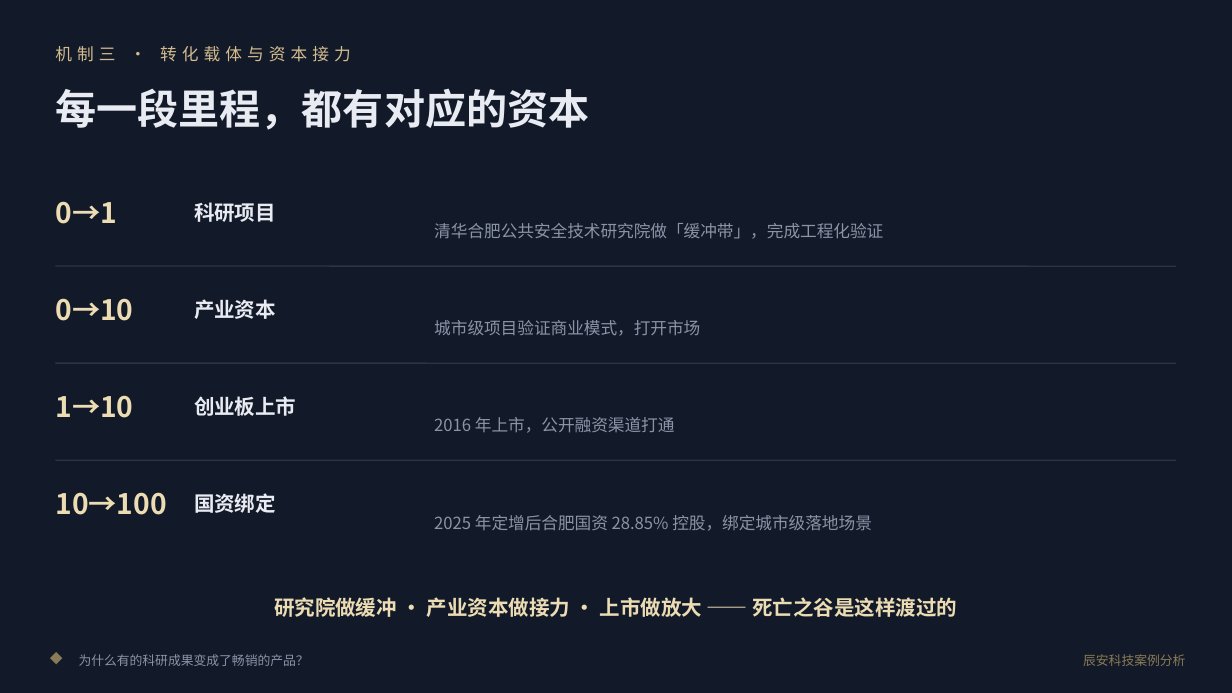
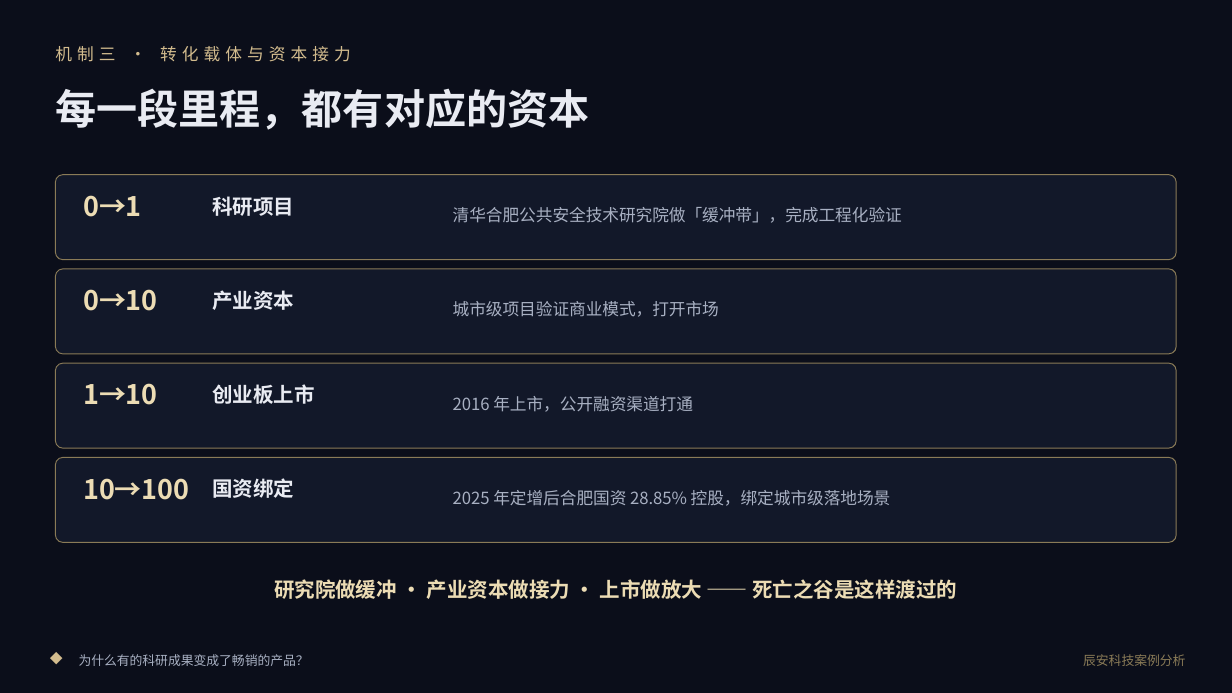
Before and after one commit to sdh0219/susu-tools, a slide deck: slide 7 of web/assets/files/小组案例分析报告-辰安科技.pptx. Drawn at 1232x693 pixels with LibreOffice and Linux fonts; fonts in the diff are those of the drawing; background and template pictures are left out. Boxes give left, top, right and bottom in pixels: in the first picture for what was removed or moved away, otherwise in the second. Text is boxed around its words. In the diff, an @@ line names an element or a change of style, - is before the commit and + after.

Commit message:
feat(case): cinematic image-rich deck (9 slides, cg-game art direction)
- 8 AI-generated 1344x768 illustrations as full-bleed / band visuals
  behind the tetrad-gold text layers; valley-of-death slide now led by
  the gorge-bridge artwork; timeline art regenerated after first pass
  drew a portrait over the axis
- cover and closing carry reporter credit: 苏登辉 (26085703073)

```diff
--- a/web/assets/files/小组案例分析报告-辰安科技.pptx
+++ b/web/assets/files/小组案例分析报告-辰安科技.pptx
@@ background #121928 to picture (left out) @@
@@ rectangle added at <box>0,0,1232,693</box>, fill #0B0E1A at 42% opacity @@
@@ rounded rectangle added at <box>55,175,1177,260</box>, fill #141A2C at 88% opacity, outline #8A7B57 0.75 pt @@
@@ text "0→1": place and size @@
-text "0→1" at <box>55,201,116,224</box>
+text "0→1" at <box>83,195,142,217</box>
@@ text "科研项目": place and size @@
-text "科研项目" at <box>194,202,276,222</box>
+text "科研项目" at <box>212,196,294,216</box>
@@ text "清华合肥公共安全技术研究院做「缓冲带」，完成工程化验证": place and size @@
-text "清华合肥公共安全技术研究院做「缓冲带」，完成工程化验证" at <box>434,223,883,239</box>
+text "清华合肥公共安全技术研究院做「缓冲带」，完成工程化验证" at <box>453,207,902,223</box>
@@ line removed from (55, 266) to (1177, 266) @@
@@ rounded rectangle added at <box>55,269,1177,354</box>, fill #141A2C at 88% opacity, outline #8A7B57 0.75 pt @@
@@ text "0→10": place and size @@
-text "0→10" at <box>55,298,133,321</box>
+text "0→10" at <box>83,289,158,311</box>
@@ text "产业资本": place and size @@
-text "产业资本" at <box>194,299,276,319</box>
+text "产业资本" at <box>212,290,294,310</box>
@@ text "城市级项目验证商业模式，打开市场": place and size @@
-text "城市级项目验证商业模式，打开市场" at <box>434,320,700,336</box>
+text "城市级项目验证商业模式，打开市场" at <box>453,301,719,317</box>
@@ rectangle added at <box>0,381,1232,693</box>, fill #0B0E1A at 28% opacity @@
@@ line removed from (55, 363) to (1177, 363) @@
@@ rounded rectangle added at <box>55,363,1177,448</box>, fill #141A2C at 88% opacity, outline #8A7B57 0.75 pt @@
@@ text "1→10": place and size @@
-text "1→10" at <box>55,395,133,418</box>
+text "1→10" at <box>83,383,158,405</box>
@@ text "创业板上市": place and size @@
-text "创业板上市" at <box>194,396,296,416</box>
+text "创业板上市" at <box>212,384,314,404</box>
@@ text "2016 年上市，公开融资渠道打通": place and size @@
-text "2016 年上市，公开融资渠道打通" at <box>434,417,675,433</box>
+text "2016 年上市，公开融资渠道打通" at <box>453,396,693,412</box>
@@ line removed from (55, 460) to (1177, 460) @@
@@ rounded rectangle added at <box>55,457,1177,543</box>, fill #141A2C at 88% opacity, outline #8A7B57 0.75 pt @@
@@ size 22 to 21 pt in 4 elements at <box>83,195,142,217</box>, <box>83,289,158,311</box>, <box>83,383,158,405</box>, <box>83,478,189,500</box> @@
@@ text "10→100": place and size @@
-text "10→100" at <box>55,492,166,515</box>
+text "10→100" at <box>83,478,189,500</box>
@@ text "国资绑定": place and size @@
-text "国资绑定" at <box>194,493,276,513</box>
+text "国资绑定" at <box>212,478,294,498</box>
@@ text colour #8B93A7 to #A8B0C2; line spacing 19pt to 18pt in 4 elements at <box>453,207,902,223</box>, <box>453,301,719,317</box>, <box>453,396,693,412</box>, <box>453,490,891,506</box> @@
@@ text "2025 年定增后合肥国资 28.85% 控股，绑定城市级落地场景": place and size @@
-text "2025 年定增后合肥国资 28.85% 控股，绑定城市级落地场景" at <box>434,515,872,531</box>
+text "2025 年定增后合肥国资 28.85% 控股，绑定城市级落地场景" at <box>453,490,891,506</box>
@@ text "研究院做缓冲 · 产业资本做接力 · 上市做放大 ...": place and size @@
-text "研究院做缓冲 · 产业资本做接力 · 上市做放大 ..." at <box>274,597,957,617</box>
+text "研究院做缓冲 · 产业资本做接力 · 上市做放大 ..." at <box>274,579,957,599</box>
@@ rectangle added at <box>0,636,1232,693</box>, fill #0B0E1A at 75% opacity @@
@@ text "◆" at <box>50,645,78,673</box>: text colour #8A7B57 to #D3BC8E @@
@@ text "为什么有的科研成果变成了畅销的产品？" at <box>79,654,309,666</box>: text colour #8B93A7 to #A8B0C2 @@
```
Also in this commit, not shown: 8 other slides changed.
